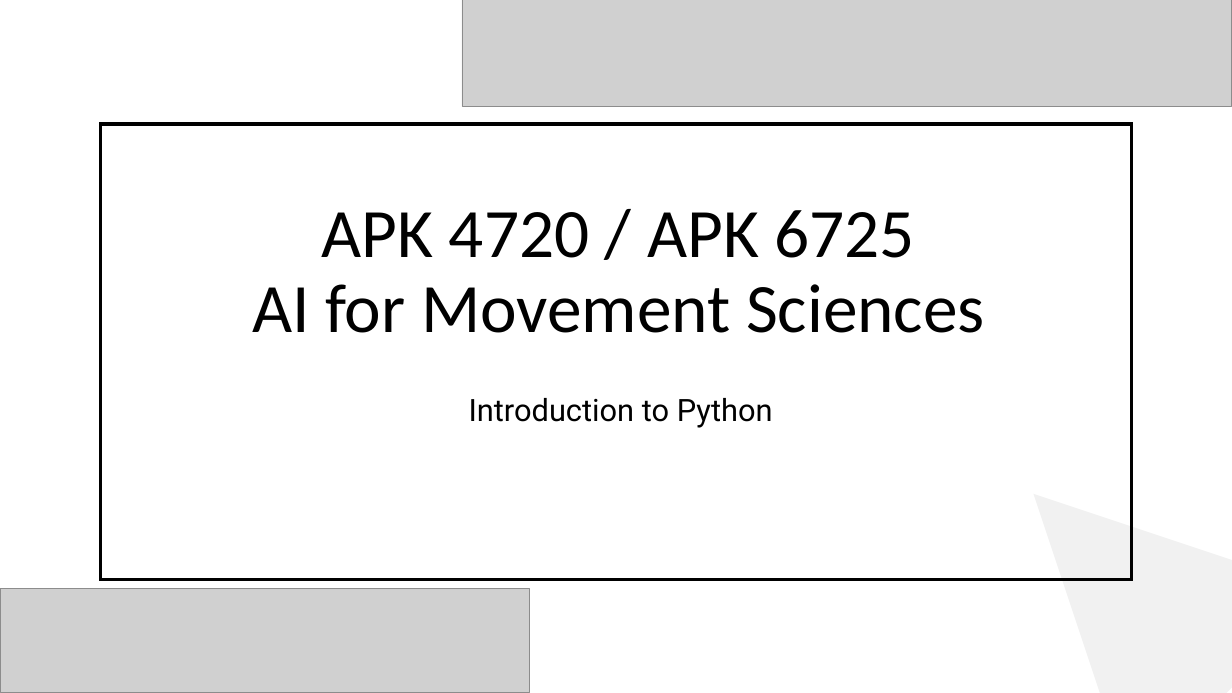
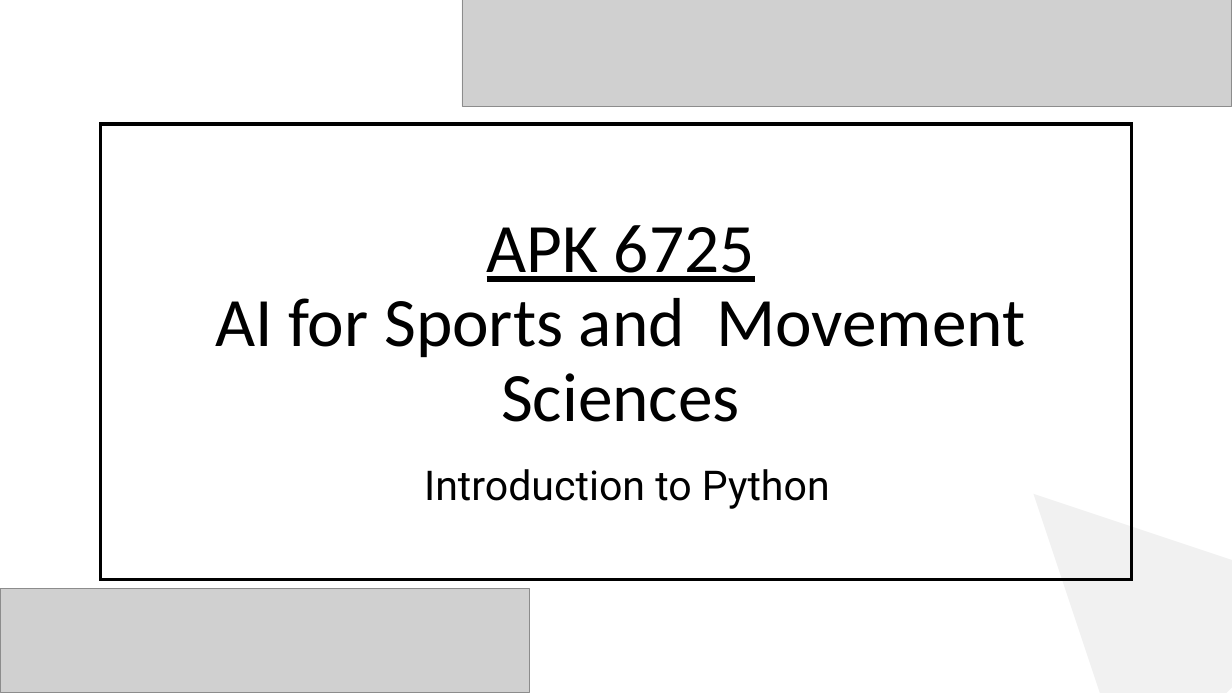
Before and after one commit to dguari1/AIforMovementScience, a slide deck: slide 1 of How to use Python.pptx. Drawn at 1232x693 pixels with LibreOffice and Linux fonts; fonts in the diff are those of the drawing; grey boxes stand for pictures. Boxes give left, top, right and bottom in pixels: in the first picture for what was removed or moved away, otherwise in the second. Text is boxed around its words. In the diff, an @@ line names an element or a change of style, - is before the commit and + after.

```diff
--- a/How to use Python.pptx
+++ b/How to use Python.pptx
@@ title at [215, 225, 1025, 422]: text changed @@
-APK 4720 / APK 6725
-AI for Movement Sciences
+APK 6725
+AI for Sports and Movement Sciences
@@ subtitle "Introduction to Python": place and size @@
-subtitle "Introduction to Python" at [469, 398, 773, 428]
+subtitle "Introduction to Python" at [424, 469, 830, 509]
@@ subtitle "Introduction to Python" at [424, 469, 830, 509]: size 24 to 32 pt @@
```
Also in this commit, not shown: 2 other slides changed, 3 other files.
